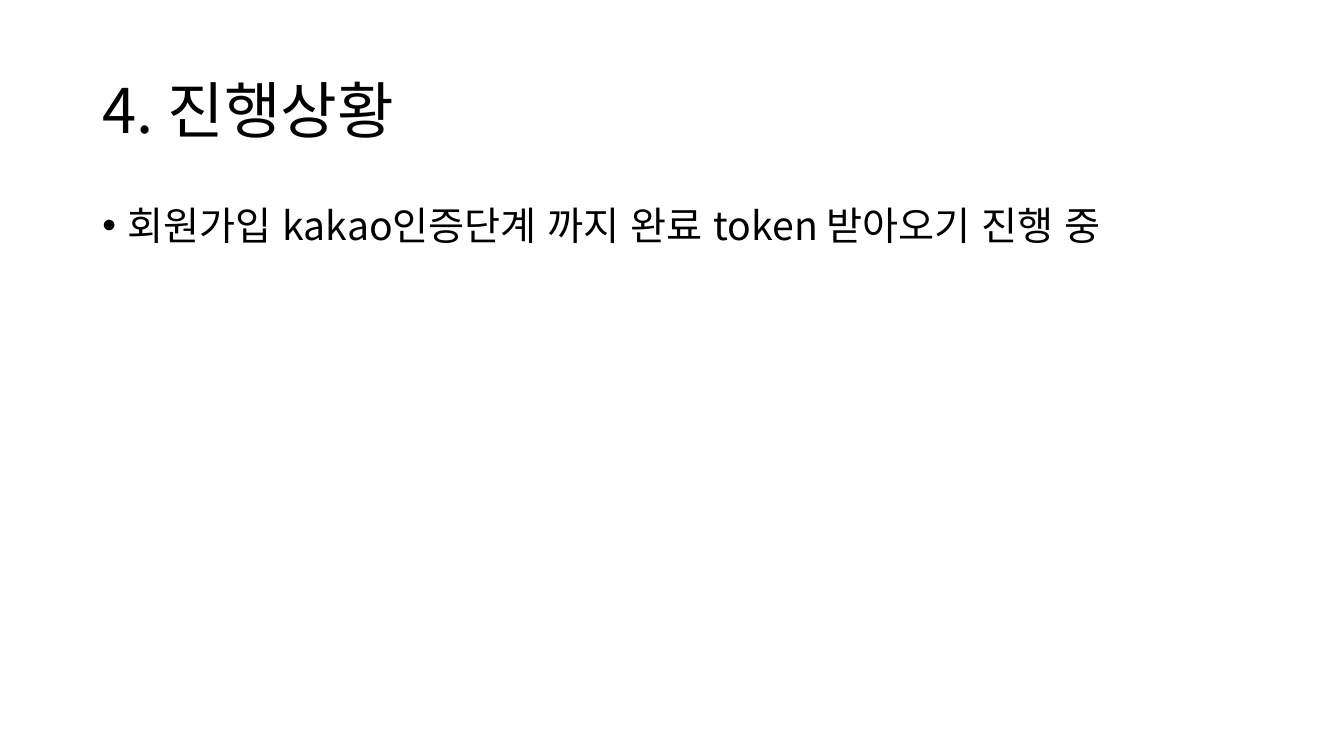
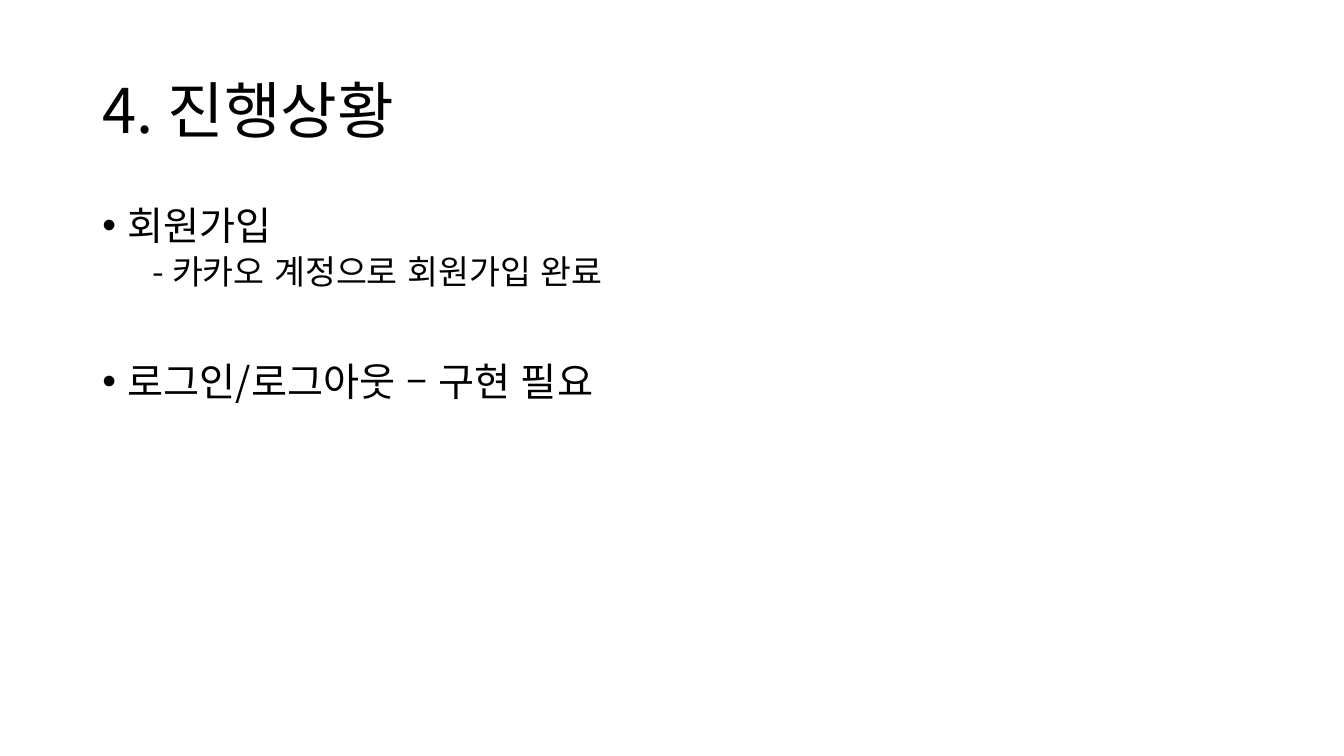
Before and after one commit to ZScomnet/django_tutorial, a slide deck: slide 5 of 설명.pptx. Drawn at 1344x756 pixels with LibreOffice and Linux fonts; fonts in the diff are those of the drawing. Boxes give left, top, right and bottom in pixels: in the first picture for what was removed or moved away, otherwise in the second. Text is boxed around its words. In the diff, an @@ line names an element or a change of style, - is before the commit and + after.

Commit message:
Last update 21.01.09

```diff
--- a/설명.pptx
+++ b/설명.pptx
@@ text at bbox=[128, 207, 602, 403]: text changed @@
-• 회원가입 kakao인증단계 까지 완료 token 받아오기 진행 중
+• 회원가입
+  - 카카오 계정으로 회원가입 완료
+• 로그인/로그아웃 – 구현 필요
```
Also in this commit, not shown: 1 slide added.
